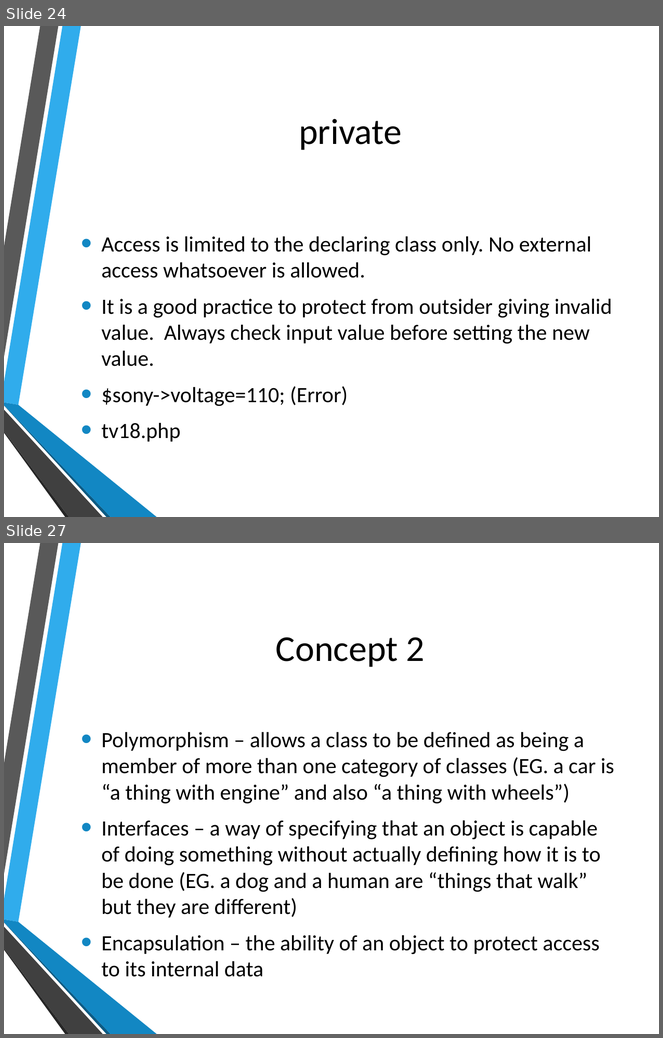
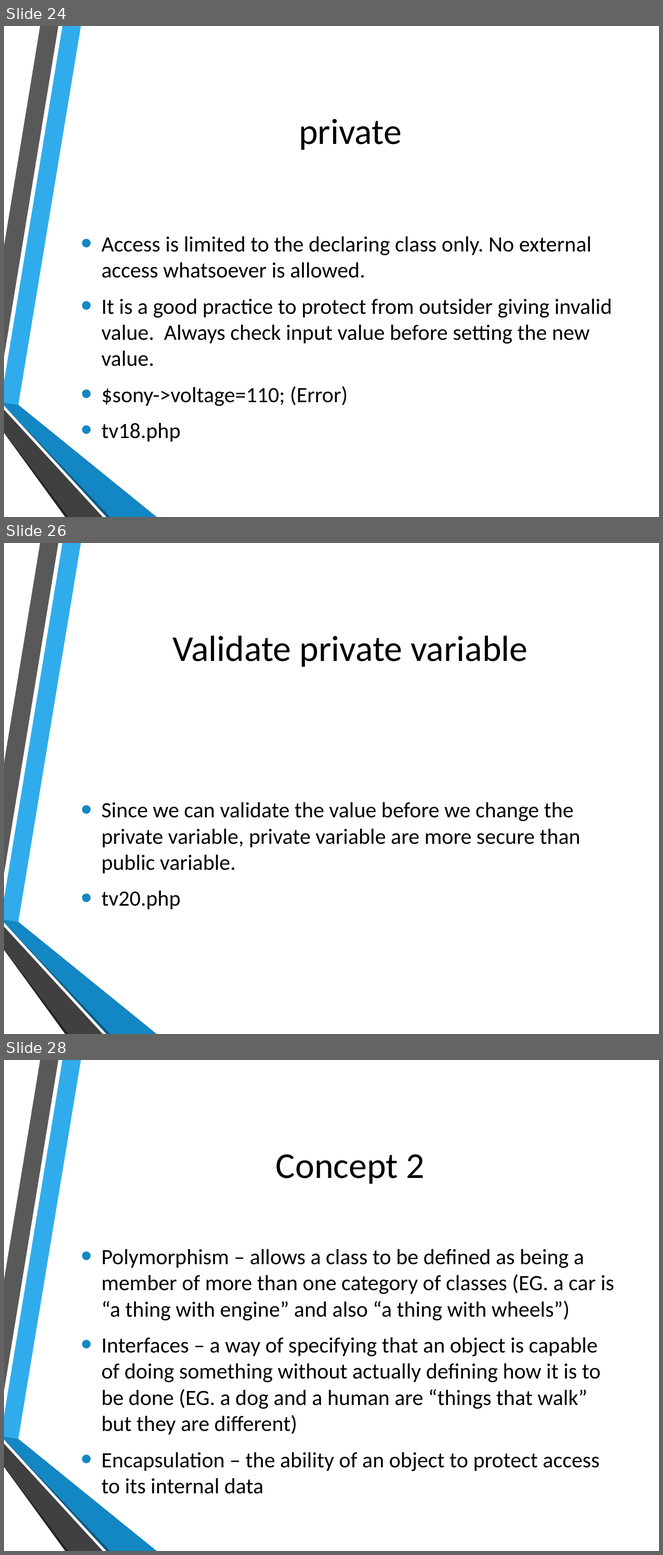
Before and after one commit to hatted/fevaworks-php, a slide deck: php-fw7/lesson7a-tv.pptx. Shown one above the other, each under a label of ours: slides 24 and 27 before the commit, slides 24, 26 and 28 after it; the slides between them are not shown. The pictures are 663x1038 and 663x1555 pixels, drawn with LibreOffice and Linux fonts; fonts in the diff are those of the drawing; background and template pictures are left out. Boxes give left, top, right and bottom in pixels: in the first picture for what was removed or moved away, otherwise in the second. Text is boxed around its words. In the diff, an @@ line names an element or a change of style, - is before the commit and + after.

```diff
--- a/php-fw7/lesson7a-tv.pptx
+++ b/php-fw7/lesson7a-tv.pptx
@@ slide 26 added at (4, 543, 659, 1034), background picture (left out); not listed: 6 template elements that a slide beside it also shows @@
@@ title added at (172, 636, 528, 667), 40 pt, text #000000 @@
+Validate private variable
@@ text added at (101, 802, 581, 910), 24 pt, text #000000 @@
+• Since we can validate the value before we change the private variable, private variable are more secure than public variable.
+• tv20.php
@@ what was slide 27 is now slide 28 @@
```
Also in this commit, not shown: 2 slides changed, 55 other files.
